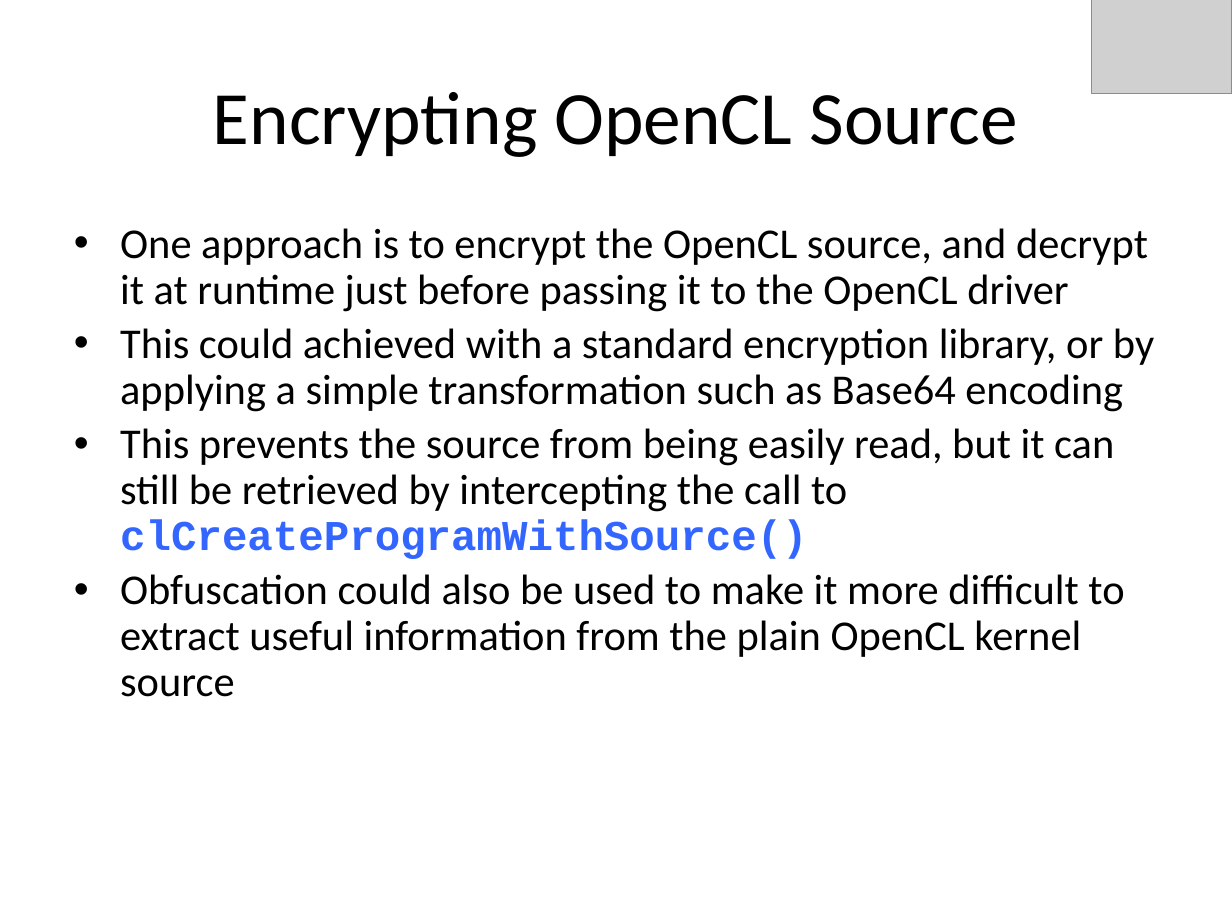
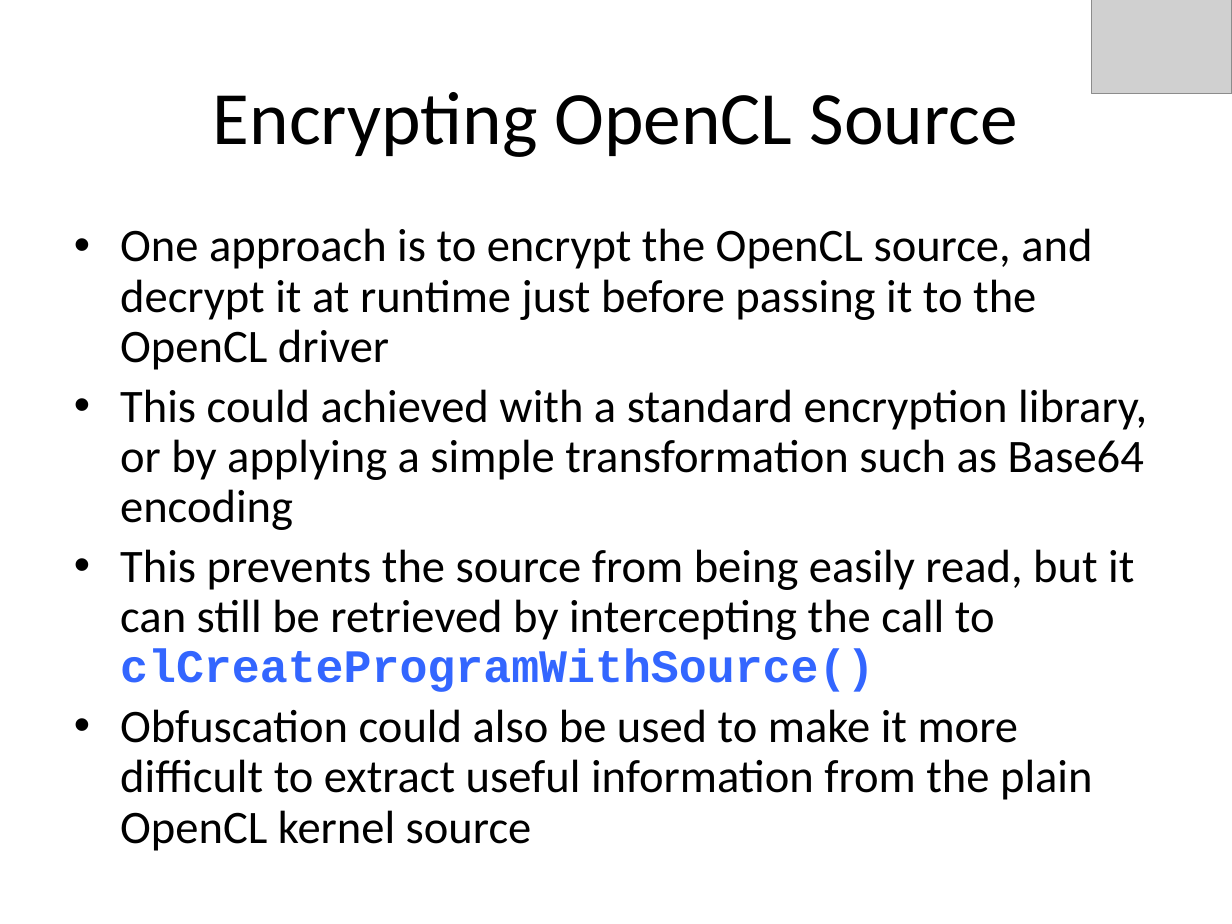
Before and after one commit to UoB-HPC/opencl-training-code, a slide deck: slide 6 of slides/advanced_part2.pptx (slide 3 before the commit). Drawn at 1232x924 pixels with LibreOffice and Linux fonts; fonts in the diff are those of the drawing; grey boxes stand for pictures. Boxes give left, top, right and bottom in pixels: in the first picture for what was removed or moved away, otherwise in the second. Text is boxed around its words. In the diff, an @@ line names an element or a change of style, - is before the commit and + after.

```diff
--- a/slides/advanced_part2.pptx
+++ b/slides/advanced_part2.pptx
@@ text "One approach is to encrypt ..." at bbox=[120, 228, 1147, 851]: size 24.8 to 27.2 pt @@
```
Also in this commit, not shown: 6 other slides changed, 1 other file.
